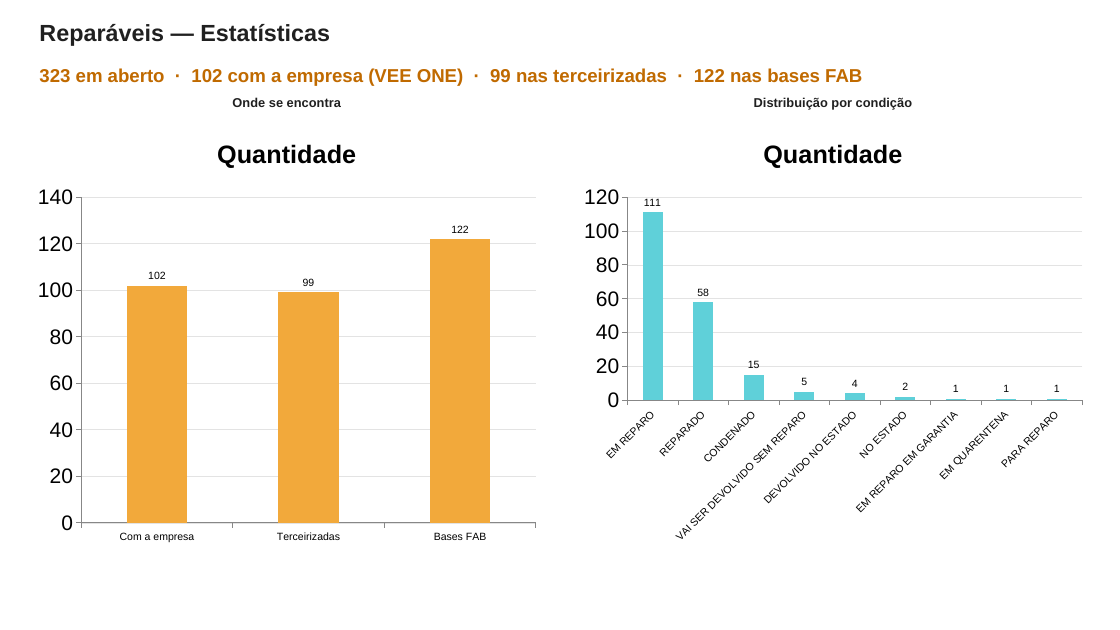
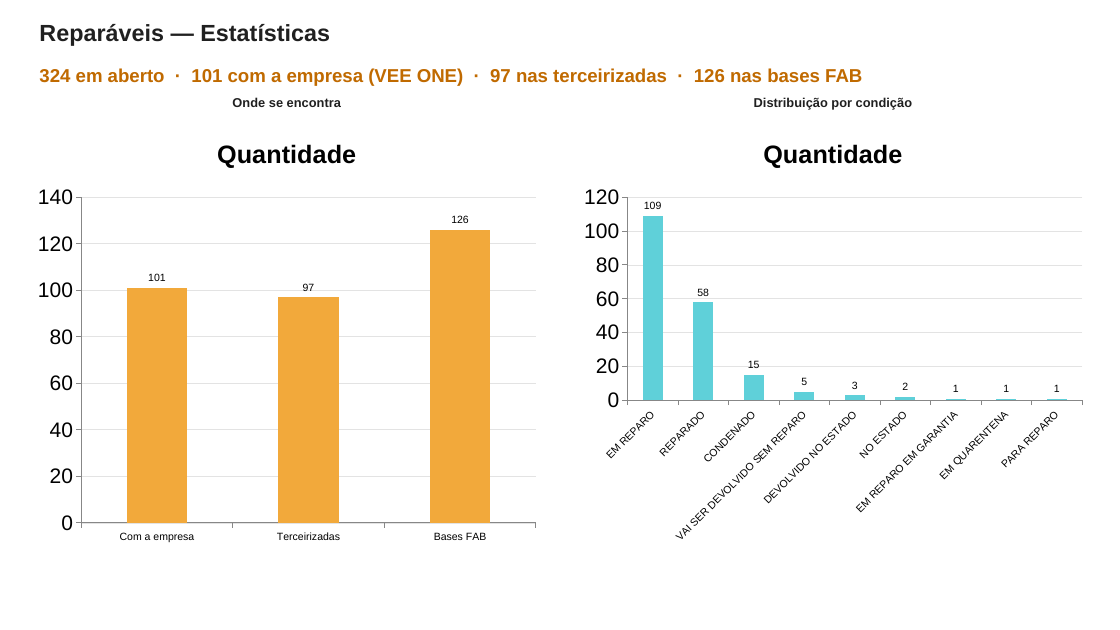
Before and after one commit to wallacedellaney/c98a-pamals, a slide deck: slide 17 of Contrato 005/Dashboard/02_Dados_Tratados/atas/RMA_Junho_2026.pptx. Drawn at 1120x630 pixels with LibreOffice and Linux fonts; fonts in the diff are those of the drawing. Boxes give left, top, right and bottom in pixels: in the first picture for what was removed or moved away, otherwise in the second. Text is boxed around its words. In the diff, an @@ line names an element or a change of style, - is before the commit and + after.

```diff
--- a/Contrato 005/Dashboard/02_Dados_Tratados/atas/RMA_Junho_2026.pptx
+++ b/Contrato 005/Dashboard/02_Dados_Tratados/atas/RMA_Junho_2026.pptx
@@ text at (39,68,862,86): text changed @@
-323 em aberto · 102 com a empresa (VEE ONE) · 99 nas terceirizadas · 122 nas bases FAB
+324 em aberto · 101 com a empresa (VEE ONE) · 97 nas terceirizadas · 126 nas bases FAB
@@ column chart at (28,120,546,552) @@
@@ Quantidade, Com a empresa: 102 to 101 @@
@@ Quantidade, Terceirizadas: 99 to 97 @@
@@ Quantidade, Bases FAB: 122 to 126 @@
@@ column chart at (574,120,1092,552) @@
@@ Quantidade, EM REPARO: 111 to 109 @@
@@ Quantidade, DEVOLVIDO NO ESTADO: 4 to 3 @@
```
Also in this commit, not shown: 2 other slides changed, 4 other files.
